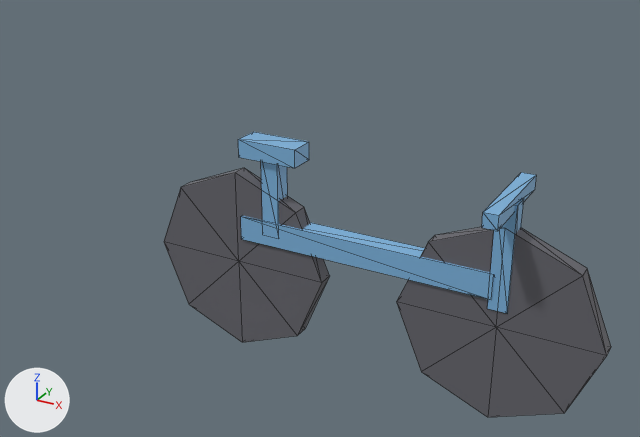
The glTF model public/studio/v2.15.0/d_bicycle/model.glb, before and after one commit.
Before and after are seen from a camera (50 mm lens) standing at (2.89, -6.0, 3.56) and looking at (-0.46, 0.09, 0.52). The lights are fixed; the arrows at lower left show +X, +Y and +Z. The picture after the commit comes second. Mesh edges are drawn as thin lines. Where no turn or scale is listed for an object, it has been applied to the vertices.

Script lines for the objects in view, before the commit:
```python
me_geometry_0 = bpy.data.meshes.new('geometry_0')
me_geometry_0.from_pydata(...)  # an 8-sided cylinder along y spanning x 0.35..2.05, y -0.07..0.07, z -0.85..0.85
me_geometry_0.materials.append(mat_defaultmaterial)
me_geometry_1 = bpy.data.meshes.new('geometry_1')
me_geometry_1.from_pydata(...)  # an 8-sided cylinder along y spanning x -2.05..-0.35, y -0.07..0.07, z -0.85..0.85
me_geometry_1.materials.append(mat_defaultmaterial_001)
me_geometry_2 = bpy.data.meshes.new('geometry_2')
me_geometry_2.from_pydata(...)  # a box spanning x -1.15..1.15, y -0.09..0.09, z 0.24..0.46
me_geometry_2.materials.append(mat_defaultmaterial_002)
me_geometry_3 = bpy.data.meshes.new('geometry_3')
me_geometry_3.from_pydata(...)  # a box spanning x -0.93..-0.77, y -0.08..0.08, z 0.325..1.075
me_geometry_3.materials.append(mat_defaultmaterial_003)
me_geometry_5 = bpy.data.meshes.new('geometry_5')
me_geometry_5.from_pydata(...)  # a box spanning x 1.12..1.28, y -0.08..0.08, z 0.15..1.05
me_geometry_5.materials.append(mat_defaultmaterial_005)
ob_part0 = bpy.data.objects.new('part0', me_geometry_0)
ob_part0.location = (0.0, 0.0, 0.0)
ob_part1 = bpy.data.objects.new('part1', me_geometry_1)
ob_part1.location = (0.0, 0.0, 0.0)
ob_part2 = bpy.data.objects.new('part2', me_geometry_2)
ob_part2.location = (0.0, 0.0, 0.0)
ob_part3 = bpy.data.objects.new('part3', me_geometry_3)
ob_part3.location = (0.0, 0.0, 0.0)
ob_part5 = bpy.data.objects.new('part5', me_geometry_5)
ob_part5.location = (0.0, 0.0, 0.0)
# also in view: 'part6' at (1.2, 0.0, 1.05); 'part4' at (-0.85, 0.0, 1.1)
```
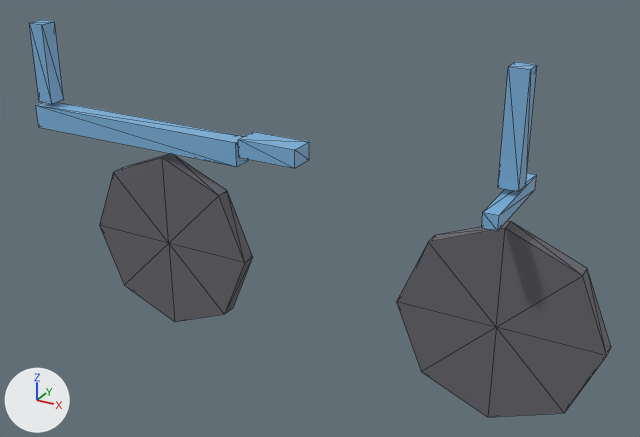
The change, as JSON lines over the scene's bpy script:
```json
{"block": "me_geometry_1", "where": "# used by ob_part1; location = (0.0, 0.0, 0.0)"}
{"op": "remove", "block": "me_geometry_1", "code": "me_geometry_1.from_pydata(...)  # 18 vertices, 32 faces; spans x -2.05..-0.35, y -0.07..0.07, z -0.85..0.85"}
{"op": "add", "block": "me_geometry_1", "code": "me_geometry_1.from_pydata(...)  # 18 vertices, 32 faces; spans x -2.84..-1.14, y -0.07..0.07, z -0.85..0.85"}
{"block": "me_geometry_1", "change": "me_geometry_1 part 1: the whole mesh is moved by (-0.79, 0.0, 0.0)"}
{"block": "me_geometry_2", "where": "# used by ob_part2; location = (0.0, 0.0, 0.0)"}
{"op": "remove", "block": "me_geometry_2", "code": "me_geometry_2.from_pydata(...)  # 8 vertices, 12 faces; spans x -1.15..1.15, y -0.09..0.09, z 0.24..0.46"}
{"op": "add", "block": "me_geometry_2", "code": "me_geometry_2.from_pydata(...)  # 8 vertices, 12 faces; spans x -3.47..-1.17, y -0.09..0.09, z 0.92..1.14"}
{"block": "me_geometry_2", "change": "me_geometry_2 part 2: the whole mesh is moved by (-2.32, 0.0, 0.68)"}
{"block": "me_geometry_3", "where": "# used by ob_part3; location = (0.0, 0.0, 0.0)"}
{"op": "remove", "block": "me_geometry_3", "code": "me_geometry_3.from_pydata(...)  # 8 vertices, 12 faces; spans x -0.93..-0.77, y -0.08..0.08, z 0.325..1.075"}
{"op": "add", "block": "me_geometry_3", "code": "me_geometry_3.from_pydata(...)  # 8 vertices, 12 faces; spans x -3.424..-3.264, y -0.08..0.08, z 1.177..1.927"}
{"block": "me_geometry_3", "change": "me_geometry_3 part 3: the whole mesh is moved by (-2.494, 0.0, 0.852)"}
{"block": "me_geometry_5", "where": "# used by ob_part5; location = (0.0, 0.0, 0.0)"}
{"op": "remove", "block": "me_geometry_5", "code": "me_geometry_5.from_pydata(...)  # 8 vertices, 12 faces; spans x 1.12..1.28, y -0.08..0.08, z 0.15..1.05"}
{"op": "add", "block": "me_geometry_5", "code": "me_geometry_5.from_pydata(...)  # 8 vertices, 12 faces; spans x 1.12..1.28, y -0.08..0.08, z 1.16..2.06"}
{"block": "me_geometry_5", "change": "me_geometry_5 part 4: the whole mesh is moved by (0.0, 0.0, 1.01)"}
```

Location of each change, [x1, y1, x2, y2] in pixels of the pictures (640 x 437 px):
```json
{"object": "part1", "change": "moved", "before": [164, 168, 329, 343], "after": [99, 154, 253, 322]}
{"object": "part2", "change": "moved", "before": [241, 216, 494, 300], "after": [36, 102, 248, 167]}
{"object": "part5", "change": "moved", "before": [487, 198, 524, 313], "after": [498, 62, 537, 192]}
{"object": "part3", "change": "moved", "before": [261, 162, 288, 224], "after": [29, 20, 64, 104]}
```
